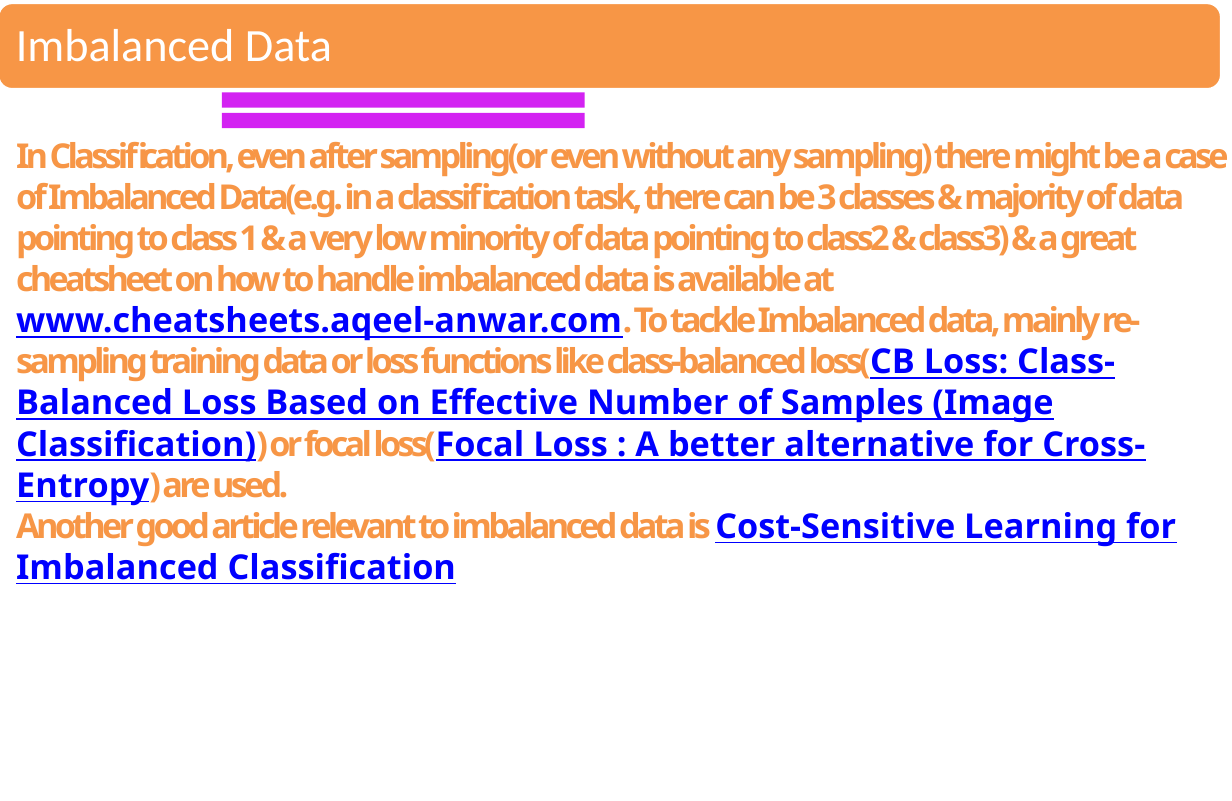
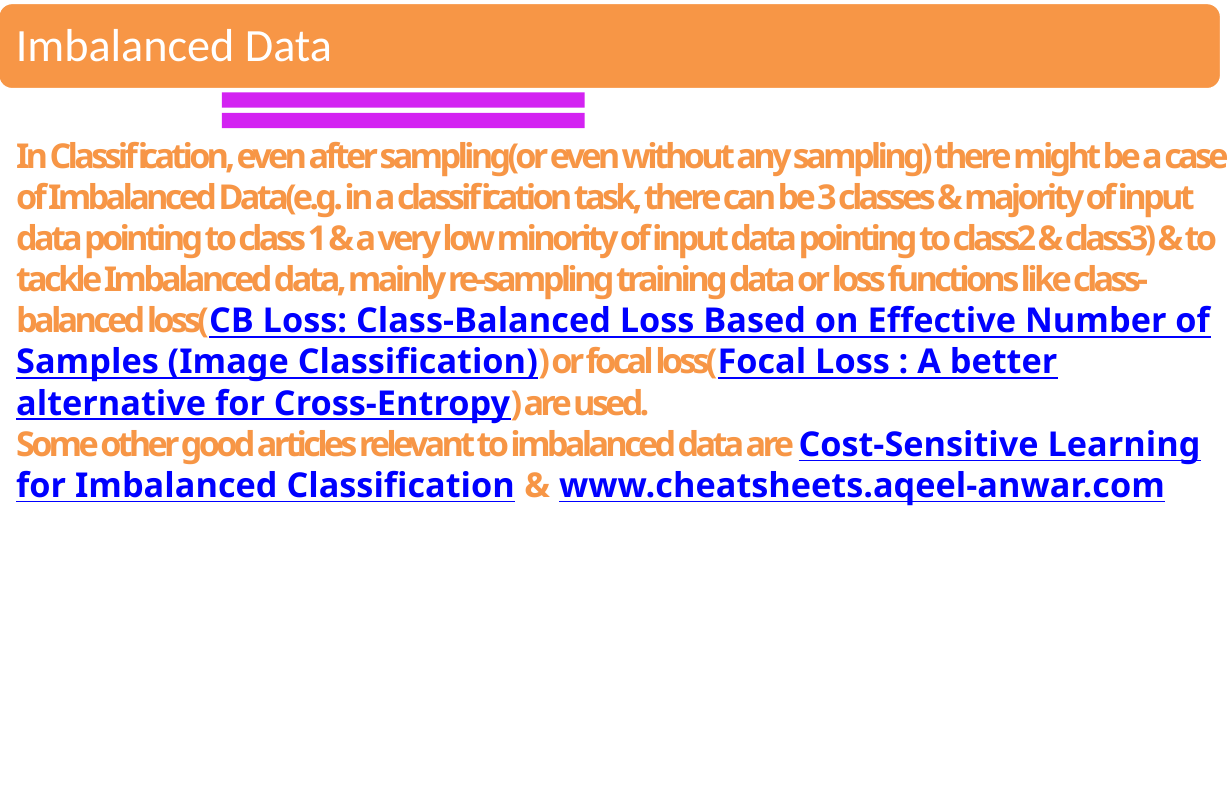
Before and after one commit to sandipray63in/Some_Self_Learning_Decks, a slide deck: slide 8 of AI, ML, DL & Related Topics(WIP).pptx. Drawn at 1232x801 pixels with LibreOffice and Linux fonts; fonts in the diff are those of the drawing. Boxes give left, top, right and bottom in pixels: in the first picture for what was removed or moved away, otherwise in the second. Text is boxed around its words. In the diff, an @@ line names an element or a change of style, - is before the commit and + after.

```diff
--- a/AI, ML, DL & Related Topics(WIP).pptx
+++ b/AI, ML, DL & Related Topics(WIP).pptx
@@ text at (16,142,1228,506): text changed @@
-In Classification, even after sampling(or even without any sampling) there might be a case of Imbalanced Data(e.g. in a classification task, there can be 3 classes & majority of data pointing to class 1 & a very low minority of data pointing to class2 & class3) & a great cheatsheet on how to handle imbalanced data is available at www.cheatsheets.aqeel-anwar.com. To tackle Imbalanced data, mainly re-sampling training data or loss functions like class-balanced loss(CB Loss: Class-Balanced Loss Based on Effective Number of Samples (Image Classification)) or focal loss(Focal Loss : A better alternative for Cross-Entropy) are used.
-Another good article relevant to imbalanced data is Cost-Sensitive Learning for Imbalanced Classification
+In Classification, even after sampling(or even without any sampling) there might be a case of Imbalanced Data(e.g. in a classification task, there can be 3 classes & majority of input data pointing to class 1 & a very low minority of input data pointing to class2 & class3) & to tackle Imbalanced data, mainly re-sampling training data or loss functions like class-balanced loss(CB Loss: Class-Balanced Loss Based on Effective Number of Samples (Image Classification)) or focal loss(Focal Loss : A better alternative for Cross-Entropy) are used.
+Some other good articles relevant to imbalanced data are Cost-Sensitive Learning for Imbalanced Classification & www.cheatsheets.aqeel-anwar.com
```
Also in this commit, not shown: 7 other slides changed.
